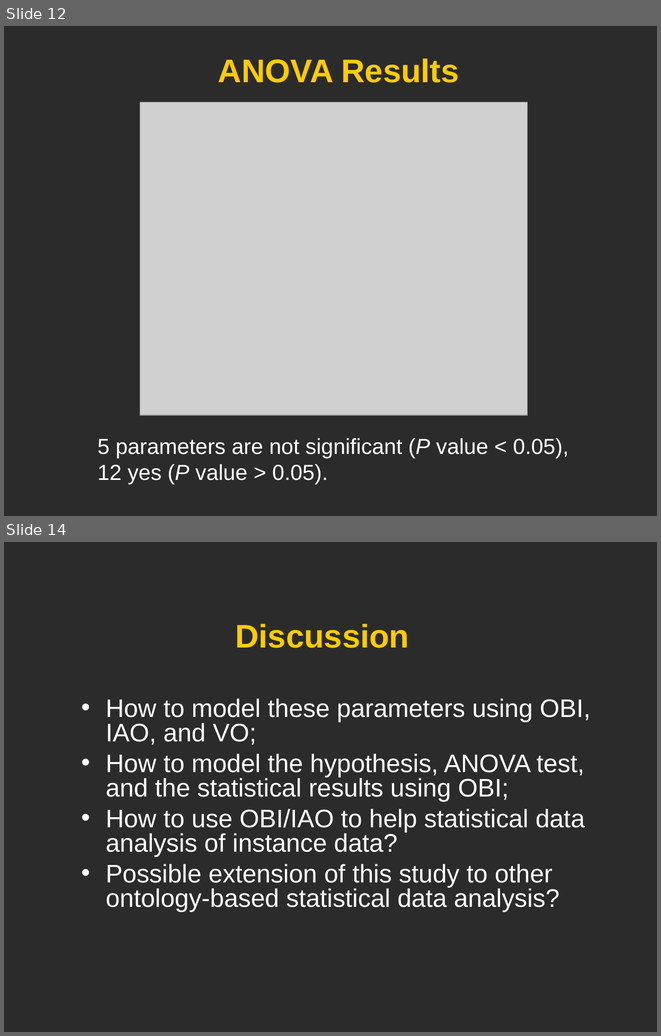
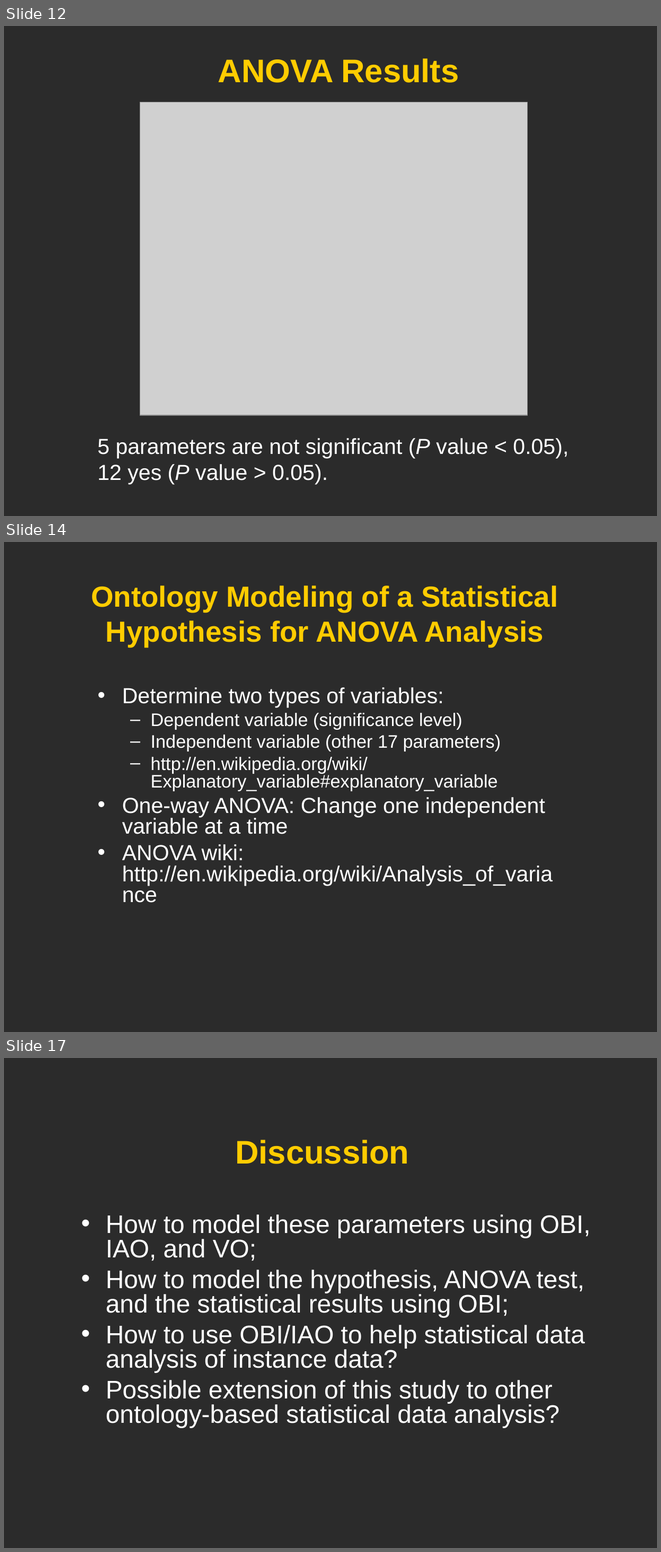
Before and after one commit to jamesaoverton/obi-backup, a slide deck: docs/developer/use cases/Vaccine_usercase_Vancouver2010.ppt. Shown one above the other, each under a label of ours: slides 12 and 14 before the commit, slides 12, 14 and 17 after it; the slides between them are not shown. The pictures are 661x1036 and 661x1552 pixels, drawn with LibreOffice and Linux fonts; fonts in the diff are those of the drawing; grey boxes stand for pictures; background and template pictures are left out; a plain dark background stands for a picture behind light text. Boxes give left, top, right and bottom in pixels: in the first picture for what was removed or moved away, otherwise in the second. Text is boxed around its words. In the diff, an @@ line names an element or a change of style, - is before the commit and + after.

```diff
--- a/docs/developer/use cases/Vaccine_usercase_Vancouver2010.ppt
+++ b/docs/developer/use cases/Vaccine_usercase_Vancouver2010.ppt
@@ slide 14 added at (4, 542, 657, 1032), background picture (left out) @@
@@ title added at (91, 585, 558, 647), 32 pt, text #FFCC00, bold @@
+Ontology Modeling of a Statistical Hypothesis for ANOVA Analysis
@@ text added at (122, 687, 553, 885), 20 pt, text #FFFFFF @@
+• Determine two types of variables:
+  – Dependent variable (significance level)
+  – Independent variable (other 17 parameters)
+  – http://en.wikipedia.org/wiki/Explanatory_variable#explanatory_variable
+• One-way ANOVA: Change one independent variable at a time
+• ANOVA wiki: http://en.wikipedia.org/wiki/Analysis_of_variance
@@ what was slide 14 is now slide 17 @@
```
Also in this commit, not shown: 2 slides changed, 2 other slides added.
